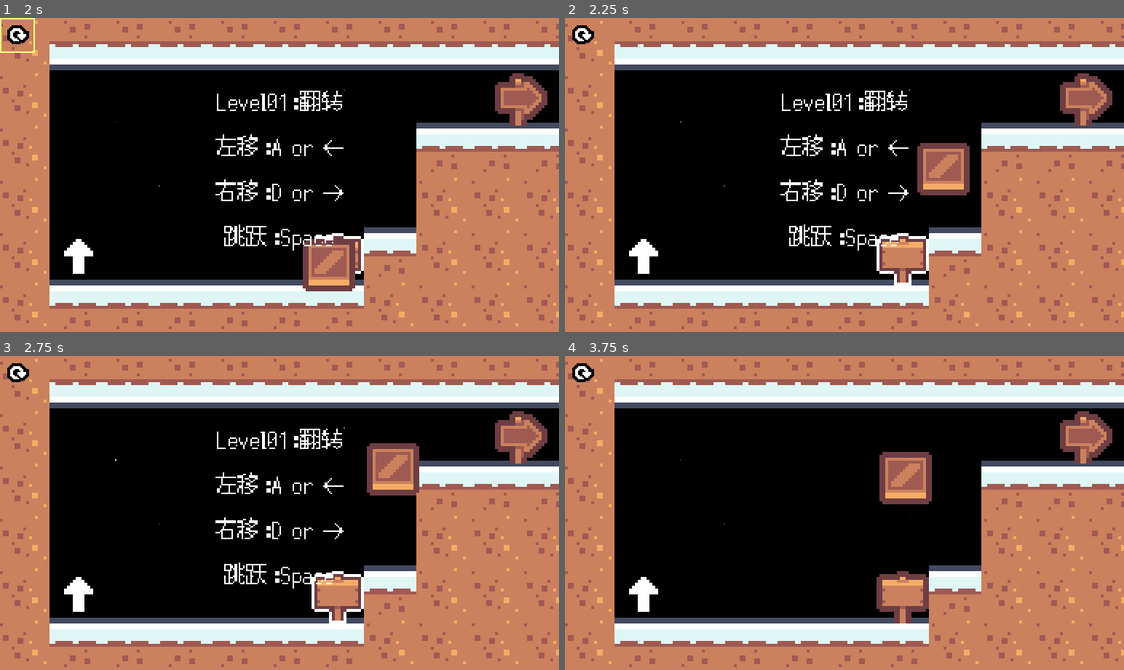
Above: before the commit, frames 1-4 (two rows, left to right).
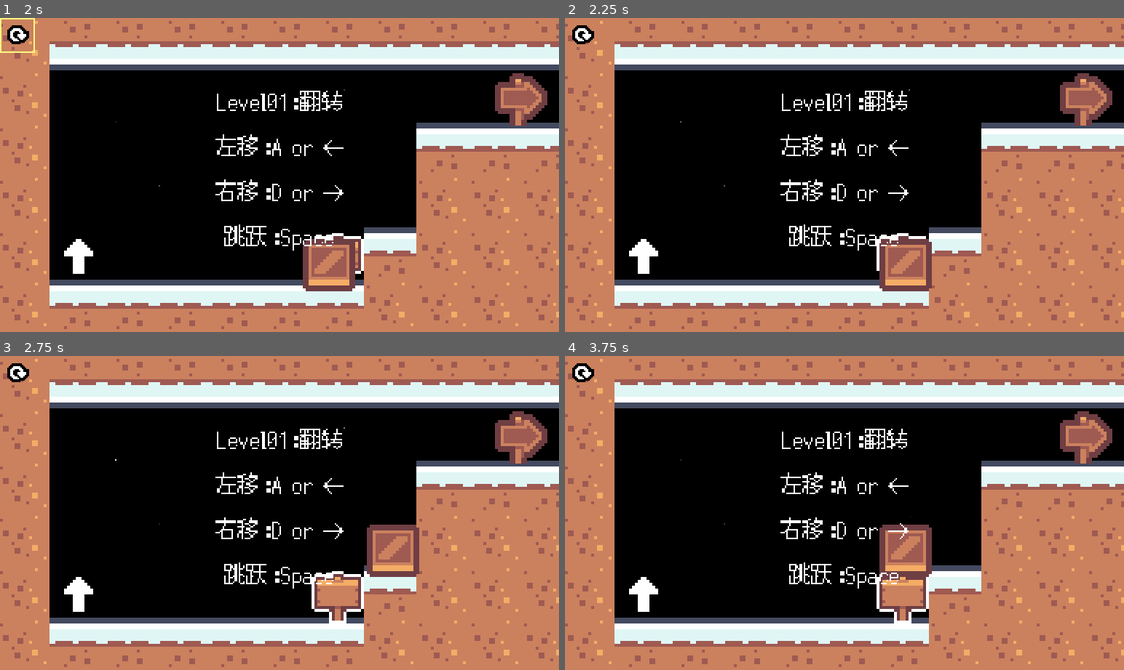
Above: after the commit, the same moments.

Repository: youer0219/Exocave
Game: Godot game, scene res://scenes/main_menu/MainMenu.tscn
Two runs of this game, one before a commit and one after it. Both use one fixed random seed, a clock stepped at 60 frames per second and the inputs below.
Inputs (mouse positions are in pixels of both pictures, inside the frame that each line leads up to):
- Up to frame 1 (2 s): click (279, 203) at 0.5 s; click (16, 36) at 1.25 s
- Up to frame 2 (2.25 s): tap Enter (ui_accept) at 2, 2.1 s; move the mouse to (900, 259) at 2.02 s; hold Right (ui_right) from 2.03 s (still down)
- Up to frame 3 (2.75 s): keep holding Right (ui_right); tap Space (jump, bound only after the commit) at 2.27, 2.3, 2.57 s
- Up to frame 4 (3.75 s): move the mouse to (732, 528) at 2.77 s; tap Space (jump, bound only after the commit) at 2.85, 3.02, 3.32 s; tap Enter (ui_accept) at 3.05, 3.6 s; move the mouse to (900, 443) at 3.52 s; release Right (ui_right) at 3.53 s; hold Left (ui_left) from 3.53 s (still down)

Frame 1 is identical in both runs. In frame 2, 2.8% of the frame differs, in the area x 56-73%, y 39-88%; in frame 3, 3.1%; in frame 4, 4.5%, in the area x 38-66%, y 23-86%.

Commit message:
输入优化：添加WSAD控制

Diff:
--- a/project.godot
+++ b/project.godot
@@ -44,6 +44,38 @@
 
 theme/custom_font="uid://daaaamdwiners"
 
+[input]
+
+move_left={
+"deadzone": 0.2,
+"events": [Object(InputEventKey,"resource_local_to_scene":false,"resource_name":"","device":-1,"window_id":0,"alt_pressed":false,"shift_pressed":false,"ctrl_pressed":false,"meta_pressed":false,"pressed":false,"keycode":0,"physical_keycode":65,"key_label":0,"unicode":97,"location":0,"echo":false,"script":null)
+, Object(InputEventKey,"resource_local_to_scene":false,"resource_name":"","device":-1,"window_id":0,"alt_pressed":false,"shift_pressed":false,"ctrl_pressed":false,"meta_pressed":false,"pressed":false,"keycode":0,"physical_keycode":4194319,"key_label":0,"unicode":0,"location":0,"echo":false,"script":null)
+]
+}
+move_right={
+"deadzone": 0.2,
+"events": [Object(InputEventKey,"resource_local_to_scene":false,"resource_name":"","device":-1,"window_id":0,"alt_pressed":false,"shift_pressed":false,"ctrl_pressed":false,"meta_pressed":false,"pressed":false,"keycode":0,"physical_keycode":68,"key_label":0,"unicode":100,"location":0,"echo":false,"script":null)
+, Object(InputEventKey,"resource_local_to_scene":false,"resource_name":"","device":-1,"window_id":0,"alt_pressed":false,"shift_pressed":false,"ctrl_pressed":false,"meta_pressed":false,"pressed":false,"keycode":0,"physical_keycode":4194321,"key_label":0,"unicode":0,"location":0,"echo":false,"script":null)
+]
+}
+jump={
+"deadzone": 0.2,
+"events": [Object(InputEventKey,"resource_local_to_scene":false,"resource_name":"","device":-1,"window_id":0,"alt_pressed":false,"shift_pressed":false,"ctrl_pressed":false,"meta_pressed":false,"pressed":false,"keycode":0,"physical_keycode":32,"key_label":0,"unicode":32,"location":0,"echo":false,"script":null)
+]
+}
+move_up={
+"deadzone": 0.2,
+"events": [Object(InputEventKey,"resource_local_to_scene":false,"resource_name":"","device":-1,"window_id":0,"alt_pressed":false,"shift_pressed":false,"ctrl_pressed":false,"meta_pressed":false,"pressed":false,"keycode":0,"physical_keycode":87,"key_label":0,"unicode":119,"location":0,"echo":false,"script":null)
+, Object(InputEventKey,"resource_local_to_scene":false,"resource_name":"","device":-1,"window_id":0,"alt_pressed":false,"shift_pressed":false,"ctrl_pressed":false,"meta_pressed":false,"pressed":false,"keycode":0,"physical_keycode":4194320,"key_label":0,"unicode":0,"location":0,"echo":false,"script":null)
+]
+}
+move_down={
+"deadzone": 0.2,
+"events": [Object(InputEventKey,"resource_local_to_scene":false,"resource_name":"","device":-1,"window_id":0,"alt_pressed":false,"shift_pressed":false,"ctrl_pressed":false,"meta_pressed":false,"pressed":false,"keycode":0,"physical_keycode":83,"key_label":0,"unicode":115,"location":0,"echo":false,"script":null)
+, Object(InputEventKey,"resource_local_to_scene":false,"resource_name":"","device":-1,"window_id":0,"alt_pressed":false,"shift_pressed":false,"ctrl_pressed":false,"meta_pressed":false,"pressed":false,"keycode":0,"physical_keycode":4194322,"key_label":0,"unicode":0,"location":0,"echo":false,"script":null)
+]
+}
+
 [layer_names]
 
 2d_physics/layer_1="world"
--- a/scenes/player/player.gd
+++ b/scenes/player/player.gd
@@ -13,20 +13,20 @@
 
 
 	if up_direction.x == 0:
-		if Input.is_action_just_pressed("ui_accept") and is_on_floor():
+		if Input.is_action_just_pressed("jump") and is_on_floor():
 			velocity.y = jump_speed * up_direction.y
 
-		var direction := Input.get_axis("ui_left", "ui_right")
+		var direction := Input.get_axis("move_left", "move_right")
 		if direction:
 			velocity.x = direction * speed
 		else:
 			velocity.x = move_toward(velocity.x, 0, speed)
 
 	elif up_direction.y == 0:
-		if Input.is_action_just_pressed("ui_accept") and is_on_floor():
+		if Input.is_action_just_pressed("jump") and is_on_floor():
 			velocity.x = jump_speed * up_direction.x
 
-		var direction := Input.get_axis("ui_up", "ui_down")
+		var direction := Input.get_axis("move_up", "move_down")
 		if direction:
 			velocity.y = direction * speed
 		else:
